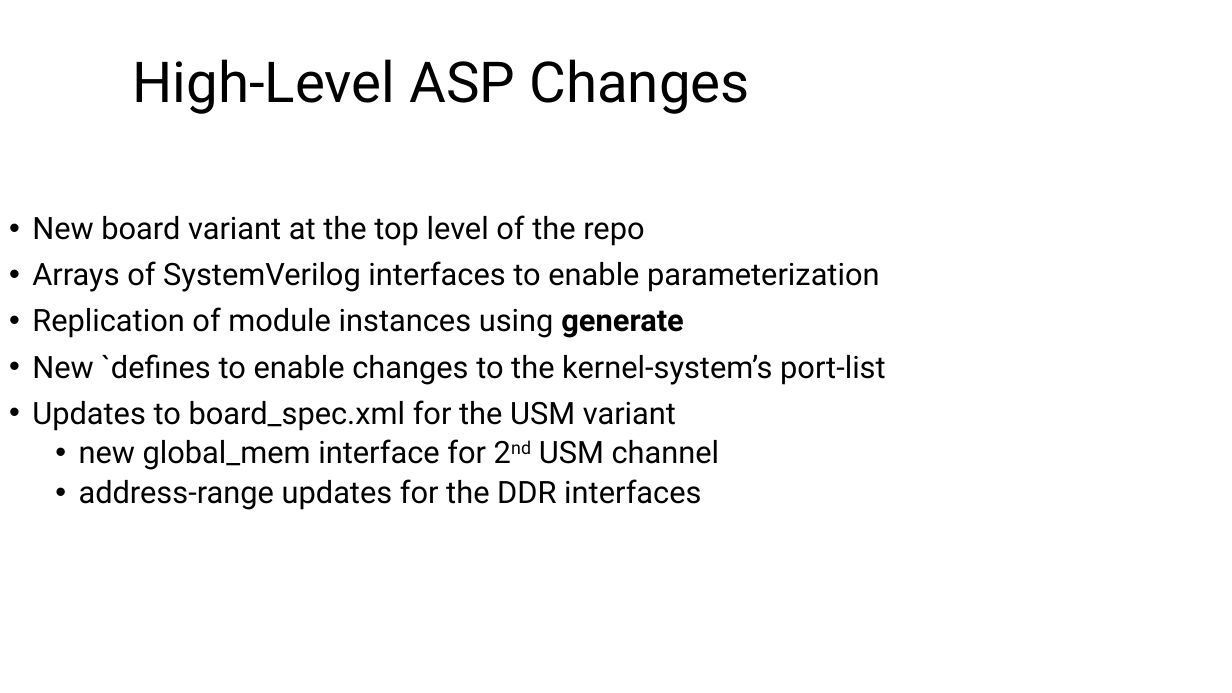
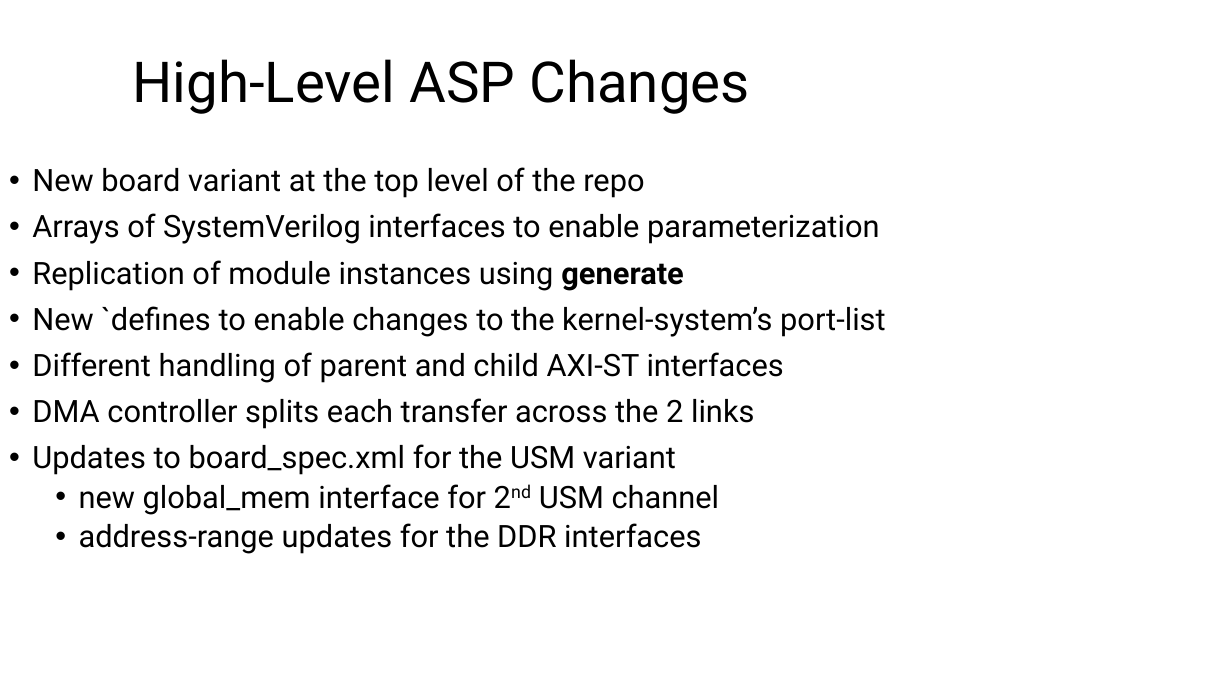
Before and after one commit to DouglasGroen/oneapi-asp, a slide deck: slide 4 of iseries-dk_2link/docs/ofs-asp-multilink-info.pptx. Drawn at 1232x693 pixels with LibreOffice and Linux fonts; fonts in the diff are those of the drawing. Boxes give left, top, right and bottom in pixels: in the first picture for what was removed or moved away, otherwise in the second. Text is boxed around its words. In the diff, an @@ line names an element or a change of style, - is before the commit and + after.

```diff
--- a/iseries-dk_2link/docs/ofs-asp-multilink-info.pptx
+++ b/iseries-dk_2link/docs/ofs-asp-multilink-info.pptx
@@ text "New board variant at the ...": place and size @@
-text "New board variant at the ..." at box(32, 215, 886, 510)
+text "New board variant at the ..." at box(32, 167, 886, 554)
@@ text at box(32, 352, 784, 429): paragraphs added @@
+• Different handling of parent and child AXI-ST interfaces
+• DMA controller splits each transfer across the 2 links
```
Also in this commit, not shown: 7 slides added.
